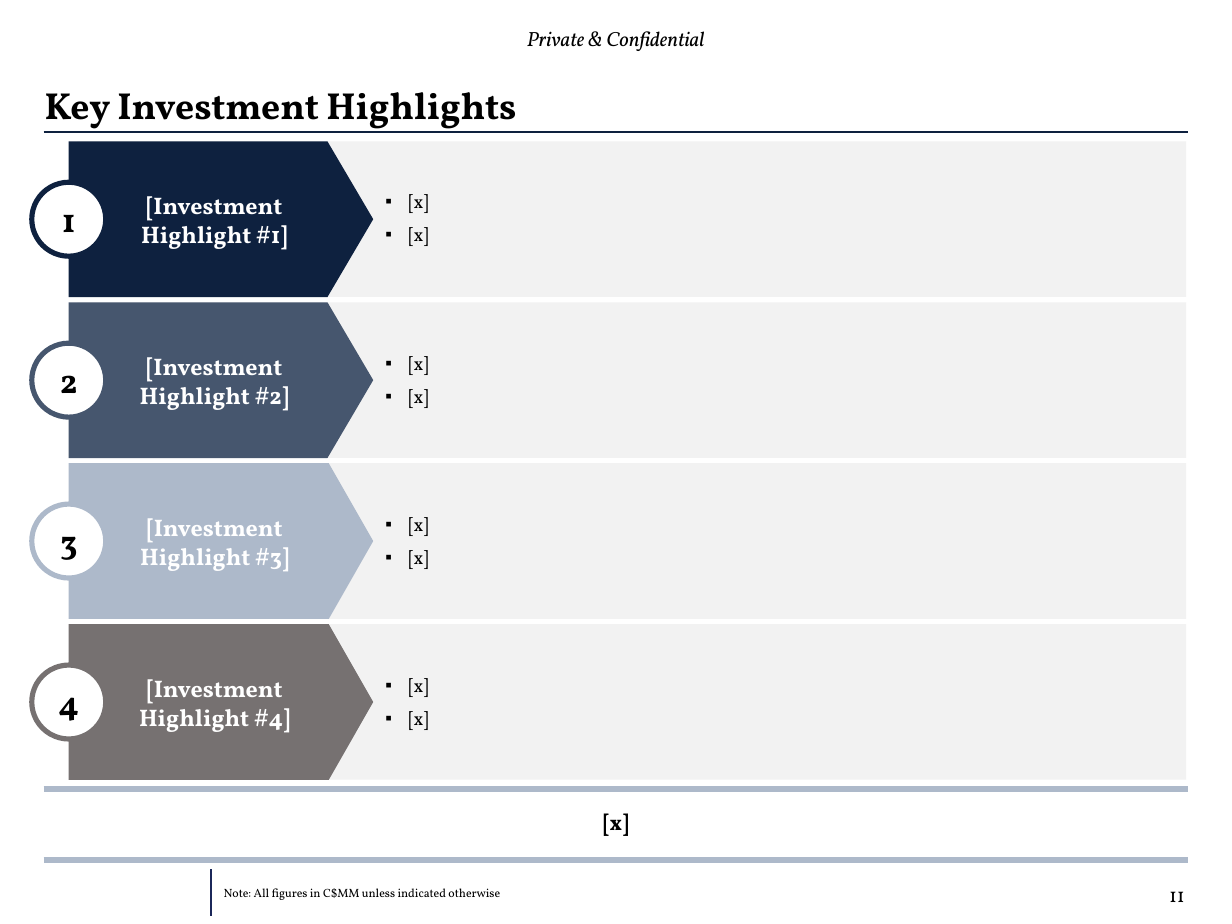
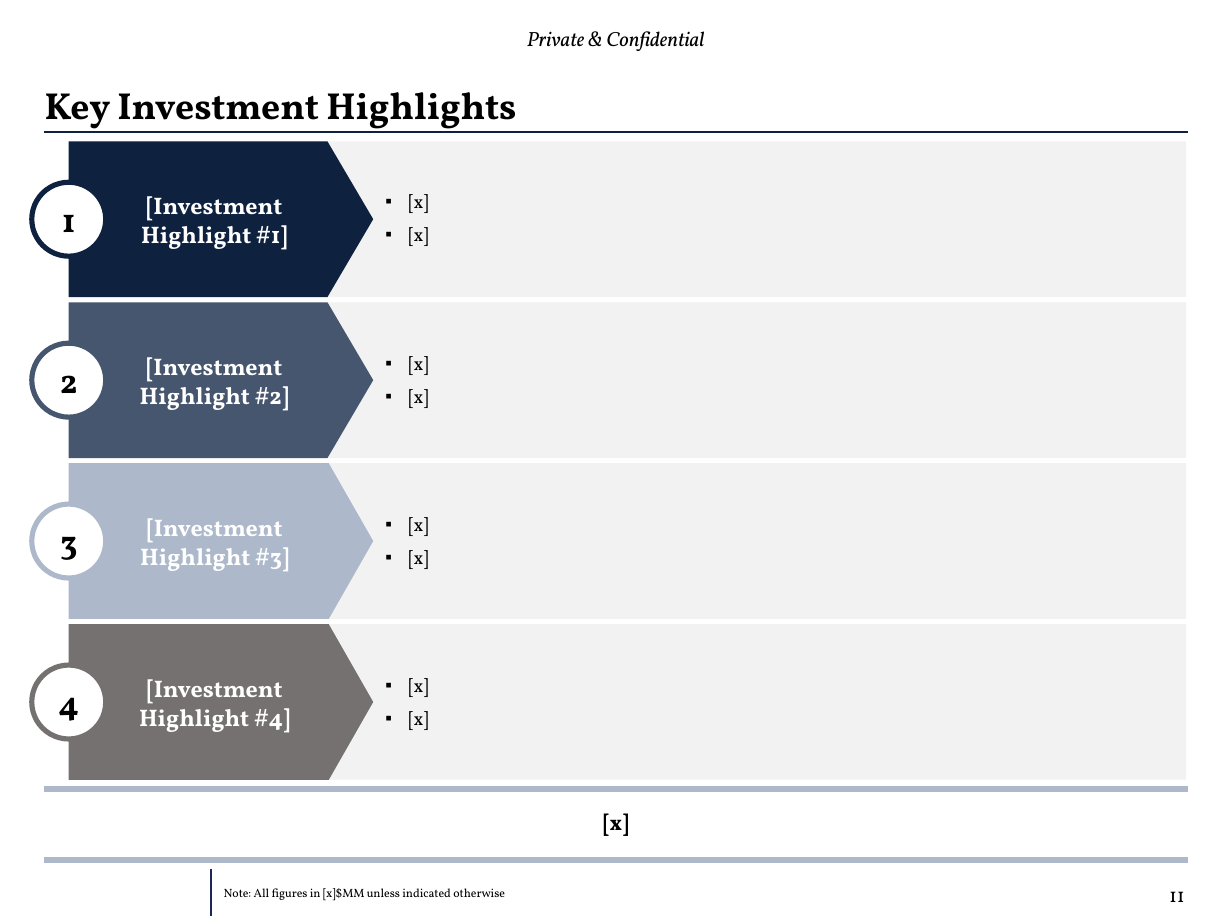
Before and after one commit to tatewilsonwork/infor-beta-test, a slide deck: slide 12 of infor-beta/templates/INFOR Slide Library.pptx. Drawn at 1232x924 pixels with LibreOffice and Linux fonts; fonts in the diff are those of the drawing; background and template pictures are left out. Boxes give left, top, right and bottom in pixels: in the first picture for what was removed or moved away, otherwise in the second. Text is boxed around its words. In the diff, an @@ line names an element or a change of style, - is before the commit and + after.

```diff
--- a/infor-beta/templates/INFOR Slide Library.pptx
+++ b/infor-beta/templates/INFOR Slide Library.pptx
@@ text at box(224, 888, 505, 901): text changed @@
-Note: All figures in C$MM unless indicated otherwise
+Note: All figures in [x]$MM unless indicated otherwise
```
Also in this commit, not shown: 4 other slides changed, 16 other files.
